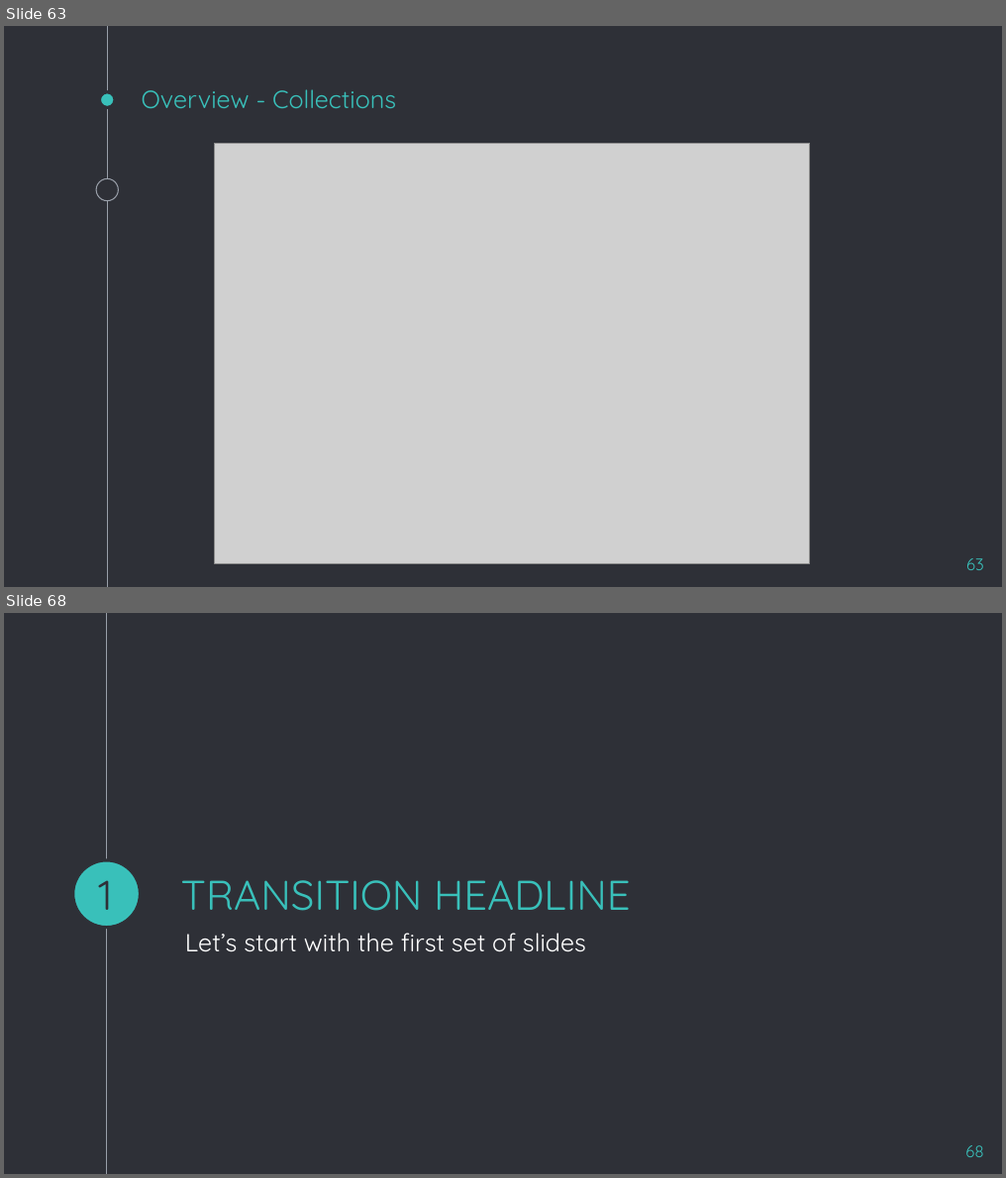
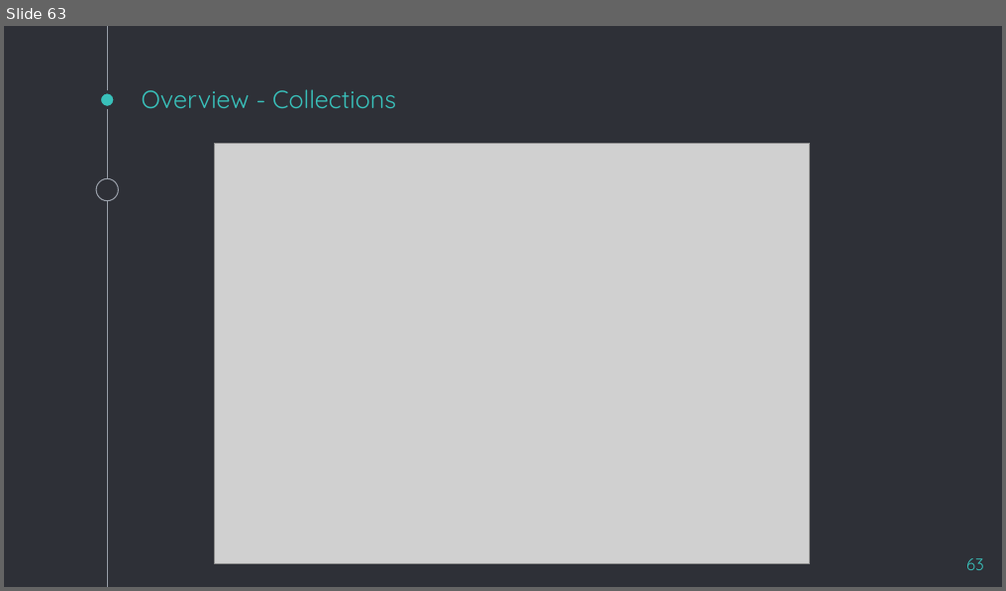
Before and after one commit to houwaey/java-training-materials, a slide deck: Java Presentation.pptx. Shown one above the other, each under a label of ours: slides 63 and 68 before the commit, slide 63 after it; the slides between them are not shown. The pictures are 1006x1178 and 1006x591 pixels, drawn with LibreOffice and Linux fonts; fonts in the diff are those of the drawing; grey boxes stand for pictures. Boxes give left, top, right and bottom in pixels: in the first picture for what was removed or moved away, otherwise in the second. Text is boxed around its words. In the diff, an @@ line names an element or a change of style, - is before the commit and + after.

```diff
--- a/Java Presentation.pptx
+++ b/Java Presentation.pptx
@@ slide 68 removed at [4, 613, 1002, 1174], background #2E3037; not listed: 1 template element that a slide beside it also shows @@
@@ ellipse removed at [73, 861, 140, 928] @@
@@ text removed at [98, 880, 112, 910] @@
-1
@@ title removed at [181, 880, 631, 911] @@
-TRANSITION HEADLINE
@@ subtitle removed at [185, 933, 586, 953] @@
-Let’s start with the first set of slides
@@ page number removed at [965, 1146, 983, 1157] @@
-68
```
Also in this commit, not shown: 3 slides changed, 2 slides added, 14 other slides removed.
